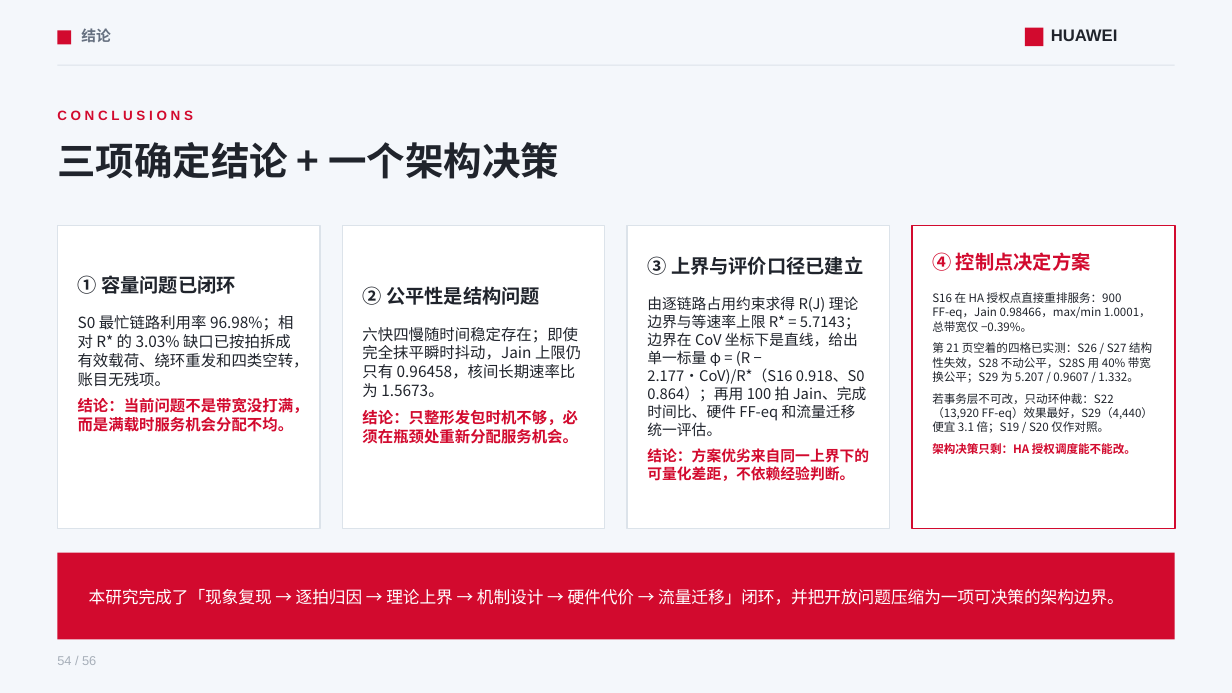
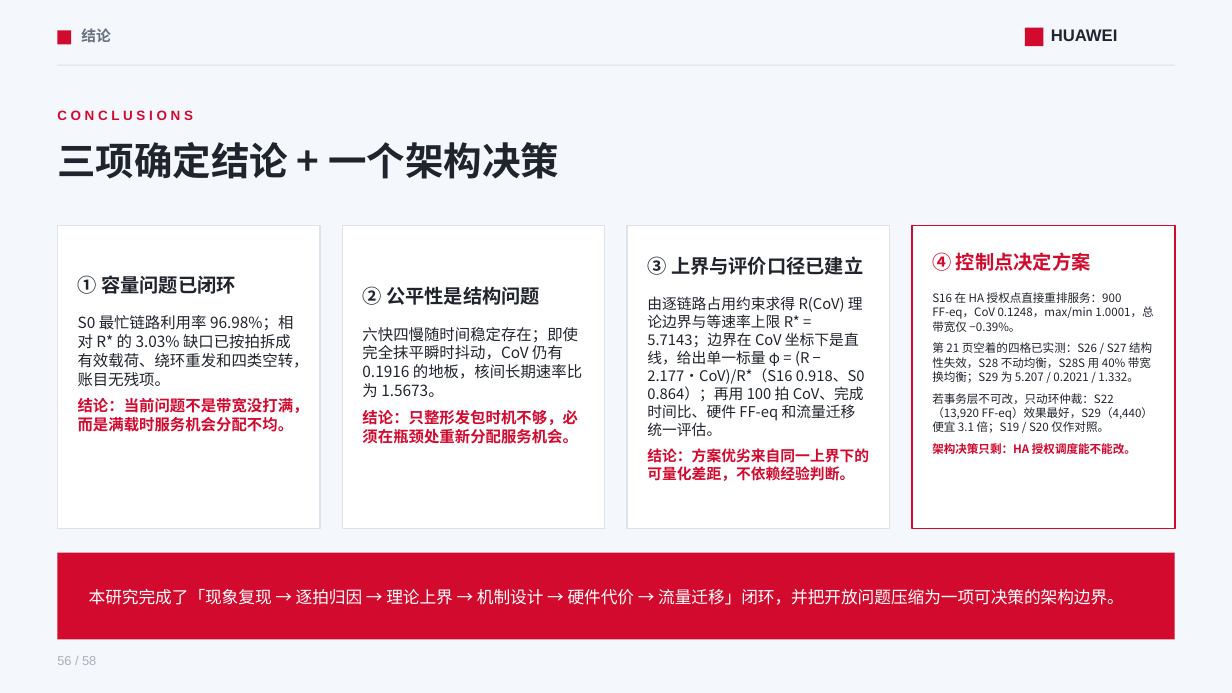
Before and after one commit to lukebest/booksim2, a slide deck: slide 56 of ppt/ring2-write-fairness.pptx (slide 54 before the commit). Drawn at 1232x693 pixels with LibreOffice and Linux fonts; fonts in the diff are those of the drawing. Boxes give left, top, right and bottom in pixels: in the first picture for what was removed or moved away, otherwise in the second. Text is boxed around its words. In the diff, an @@ line names an element or a change of style, - is before the commit and + after.

```diff
--- a/ppt/ring2-write-fairness.pptx
+++ b/ppt/ring2-write-fairness.pptx
@@ text at (647, 296, 865, 436): text changed @@
-由逐链路占用约束求得 R(J) 理论边界与等速率上限 R* = 5.7143；边界在 CoV 坐标下是直线，给出单一标量 φ = (R − 2.177·CoV)/R*（S16 0.918、S0 0.864）；再用 100 拍 Jain、完成时间比、硬件 FF‑eq 和流量迁移统一评估。
+由逐链路占用约束求得 R(CoV) 理论边界与等速率上限 R* = 5.7143；边界在 CoV 坐标下是直线，给出单一标量 φ = (R − 2.177·CoV)/R*（S16 0.918、S0 0.864）；再用 100 拍 CoV、完成时间比、硬件 FF‑eq 和流量迁移统一评估。
@@ text at (932, 292, 1153, 383): text changed @@
-S16 在 HA 授权点直接重排服务：900 FF‑eq，Jain 0.98466，max/min 1.0001，总带宽仅 −0.39%。
-第 21 页空着的四格已实测：S26 / S27 结构性失效，S28 不动公平，S28S 用 40% 带宽换公平；S29 为 5.207 / 0.9607 / 1.332。
+S16 在 HA 授权点直接重排服务：900 FF‑eq，CoV 0.1248，max/min 1.0001，总带宽仅 −0.39%。
+第 21 页空着的四格已实测：S26 / S27 结构性失效，S28 不动均衡，S28S 用 40% 带宽换均衡；S29 为 5.207 / 0.2021 / 1.332。
@@ text at (362, 327, 582, 397): text changed @@
-六快四慢随时间稳定存在；即使完全抹平瞬时抖动，Jain 上限仍只有 0.96458，核间长期速率比为 1.5673。
+六快四慢随时间稳定存在；即使完全抹平瞬时抖动，CoV 仍有 0.1916 的地板，核间长期速率比为 1.5673。
@@ text at (57, 656, 96, 665): text changed @@
-54 / 56
+56 / 58
```
Also in this commit, not shown: 55 other slides changed, 2 slides added, 15 other files.
